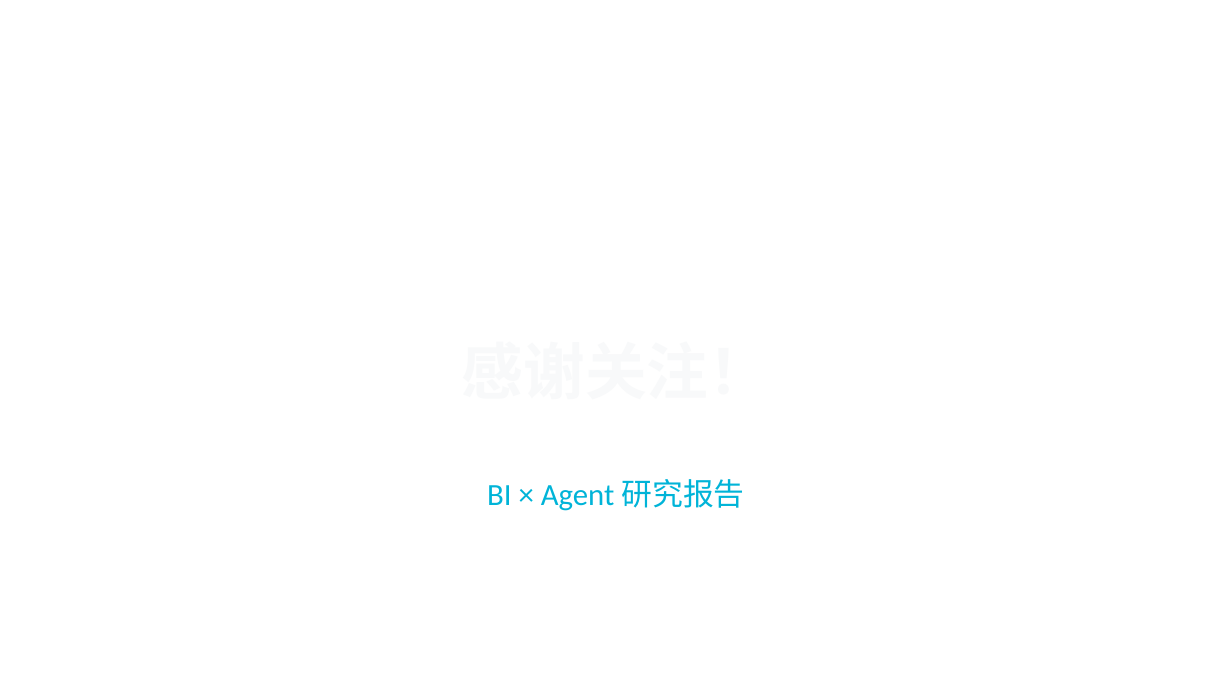
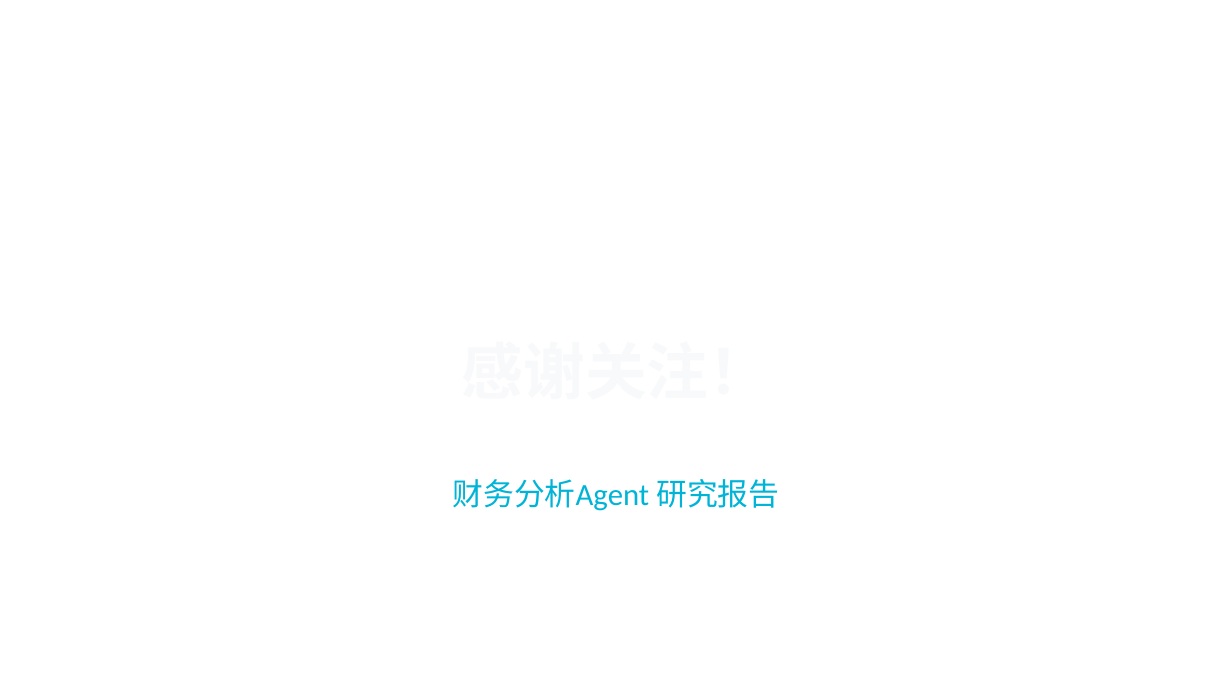
Before and after one commit to sunmoonlion/WrenAI, a slide deck: slide 21 of BI-agent研究.pptx (slide 31 before the commit). Drawn at 1232x693 pixels with LibreOffice and Linux fonts; fonts in the diff are those of the drawing; background and template pictures are left out. Boxes give left, top, right and bottom in pixels: in the first picture for what was removed or moved away, otherwise in the second. Text is boxed around its words. In the diff, an @@ line names an element or a change of style, - is before the commit and + after.

```diff
--- a/BI-agent研究.pptx
+++ b/BI-agent研究.pptx
@@ text at bbox=[452, 479, 779, 511]: text changed @@
-BI × Agent 研究报告
+财务分析Agent 研究报告
```
Also in this commit, not shown: 7 other slides changed, 10 slides removed.
